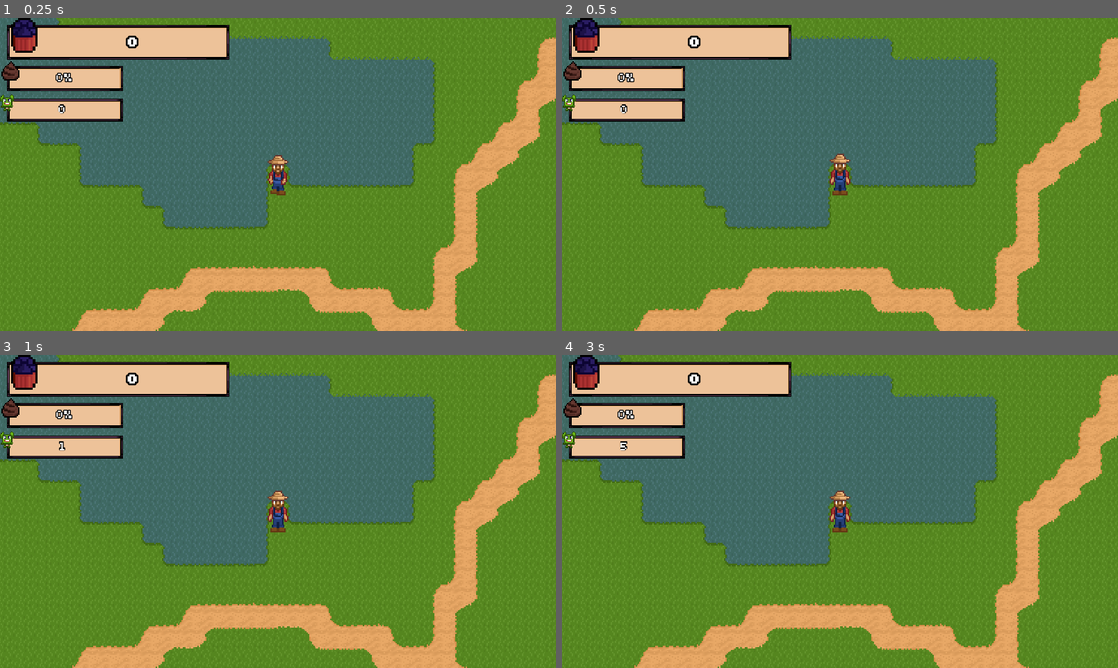
Above: before the commit, frames 1-4 (two rows, left to right).
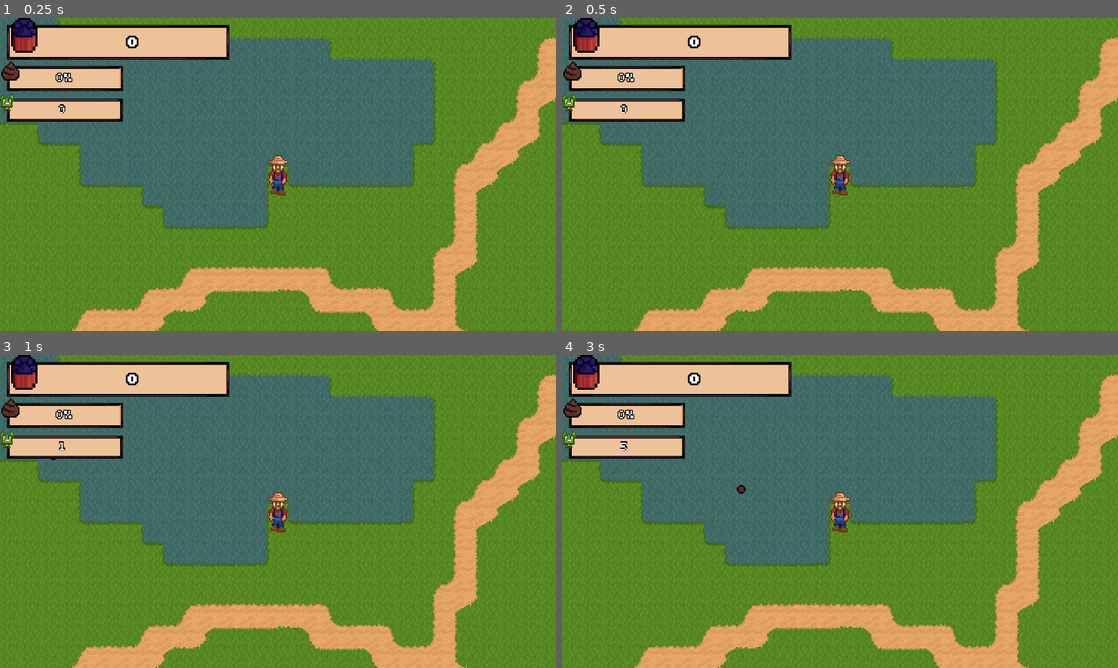
Above: after the commit, the same moments.

Repository: astro-panda/poo-farmer
Game: Godot game, scene res://Scenes/Main.tscn
Two runs of this game, one before a commit and one after it. Both use one fixed random seed, a clock stepped at 60 frames per second and the inputs below.
Inputs (mouse positions are in pixels of both pictures, inside the frame that each line leads up to):
- Up to frame 1 (0.25 s): no input
- Up to frame 2 (0.5 s): no input
- Up to frame 3 (1 s): click (278, 514) at 0.5 s
- Up to frame 4 (3 s): click (840, 514) at 1.25 s; click (840, 514) at 2 s; click (840, 514) at 2.75 s

Frame 1 is identical in both runs. In frame 2, 0.2% of the frame differs, in the area x 48-52%, y 43-57%; in frame 3, 0.2%; in frame 4, 0.3%, in the area x 31-52%, y 41-57%.
Error before the commit: Parse Error: Variable "fireModes" already exists in this class (at line: 16). (res://Scripts/Player.gd:18)

Commit message:
Fixed double fireModes variable

Diff:
--- a/poofarmer/Scripts/Player.gd
+++ b/poofarmer/Scripts/Player.gd
@@ -12,8 +12,6 @@
 var currentHoldAmount = 0
 var totalPooAmount = 50
 var screen_size
-
-var fireModes = [FireMode.values.Shovel, FireMode.values.Pistol]
 
 var fireModes = [FireMode.values.Shovel]
 
